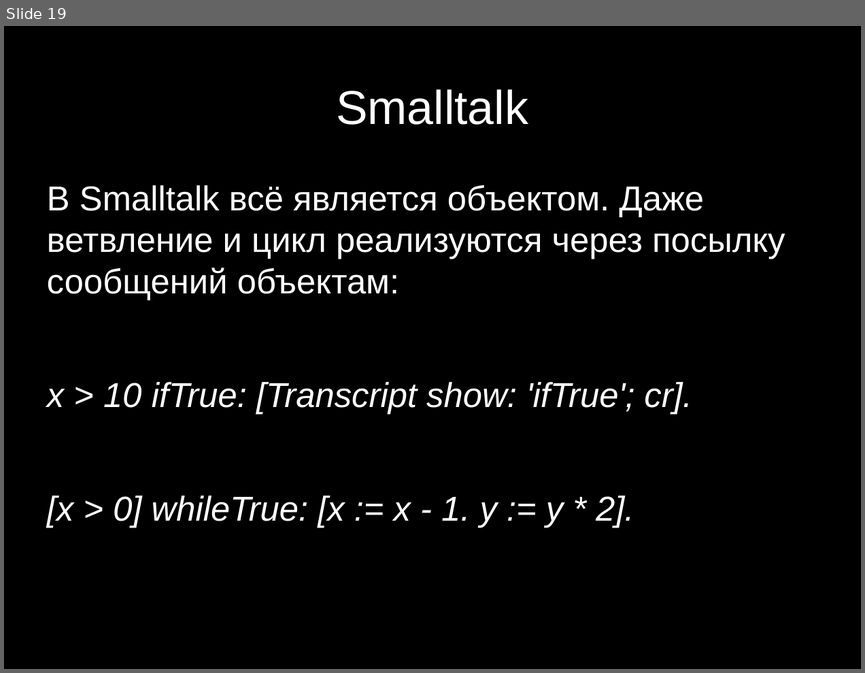
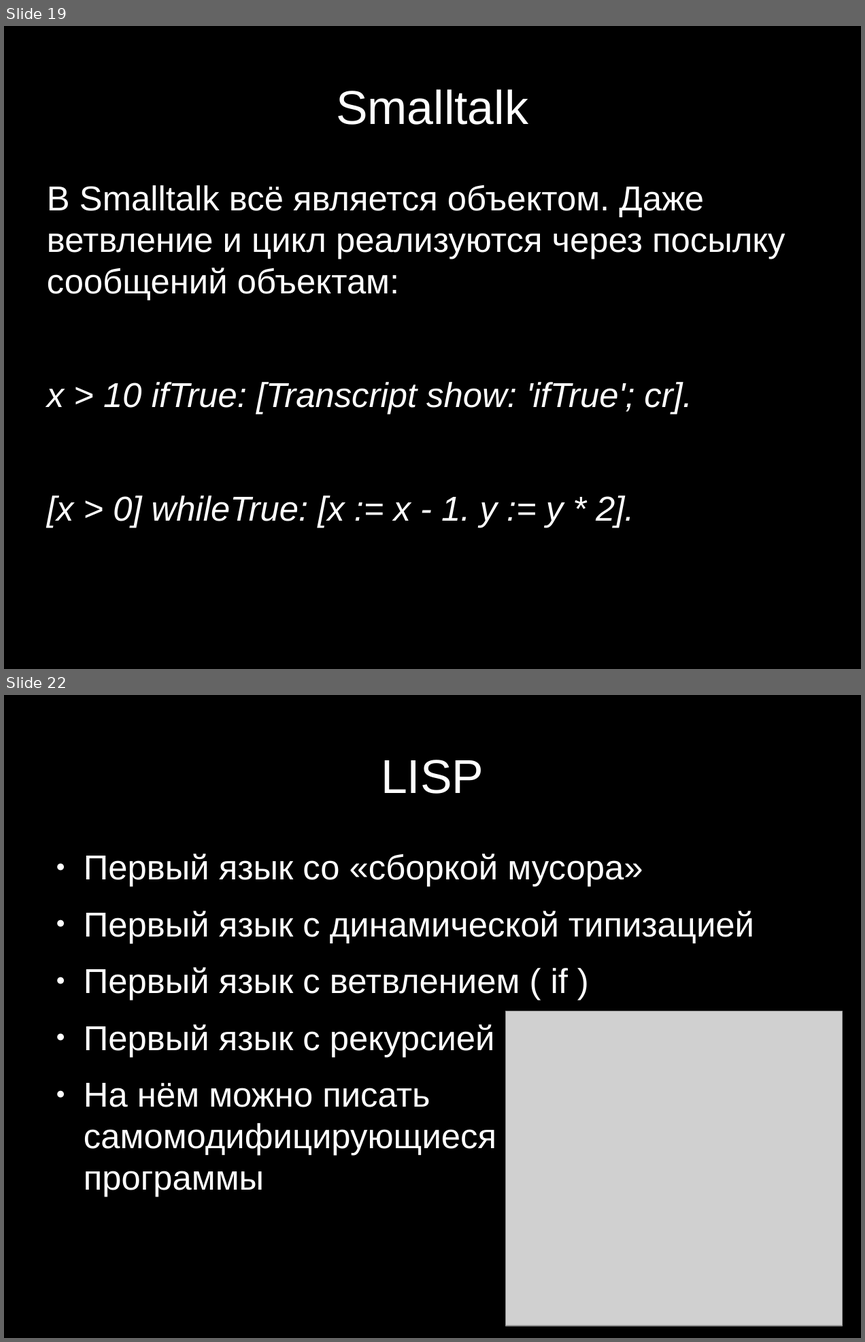
Before and after one commit to reflechant/programming_paradigms_in_history, a slide deck: presentation.odp. Shown one above the other, each under a label of ours: slide 19 before the commit, slides 19 and 22 after it; the slides between them are not shown. The pictures are 865x673 and 865x1342 pixels, drawn with LibreOffice and Linux fonts; fonts in the diff are those of the drawing; grey boxes stand for pictures. Boxes give left, top, right and bottom in pixels: in the first picture for what was removed or moved away, otherwise in the second. Text is boxed around its words. In the diff, an @@ line names an element or a change of style, - is before the commit and + after.

```diff
--- a/presentation.odp
+++ b/presentation.odp
@@ slide 22 added at <box>4,695,861,1338</box>, background #000000 @@
@@ title added at <box>381,760,483,794</box>, 44 pt, text #FFFFFF @@
+LISP
@@ text added at <box>84,853,754,1197</box>, 32 pt, text #FFFFFF @@
+● Первый язык со «сборкой мусора»
+● Первый язык с динамической типизацией
+● Первый язык с ветвлением ( if )
+● Первый язык с рекурсией
+● На нём можно писать самомодифицирующиеся
+  программы
@@ picture added at <box>507,1011,843,1325</box> @@
```
Also in this commit, not shown: 4 other slides added, 2 slides removed, 2 other files.
